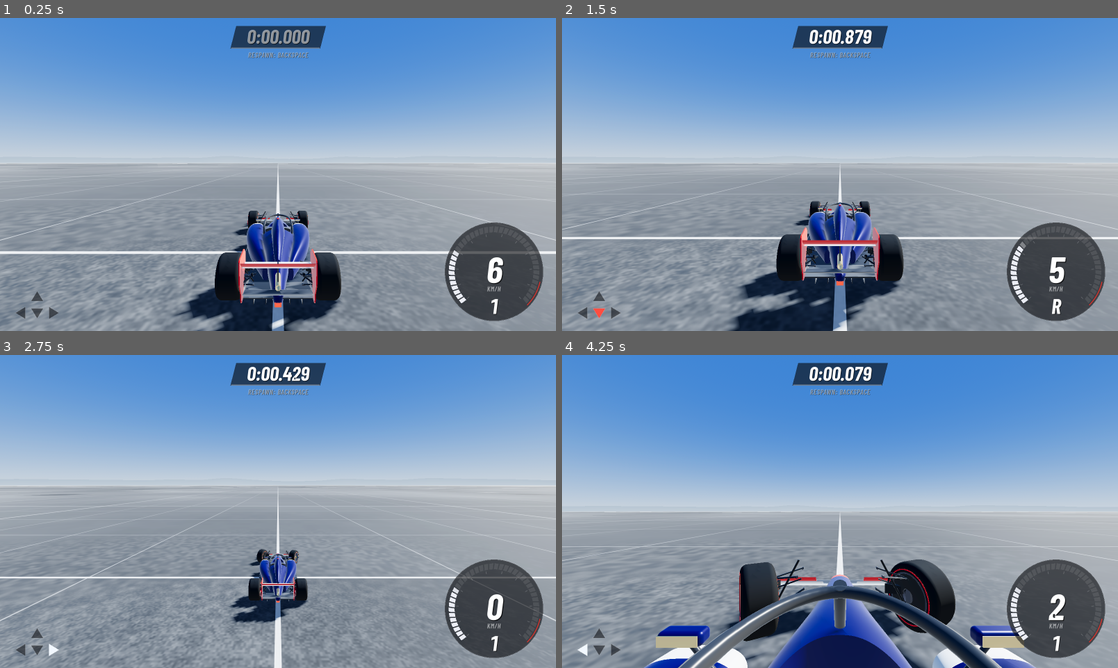
Above: before the commit, frames 1-4 (two rows, left to right).
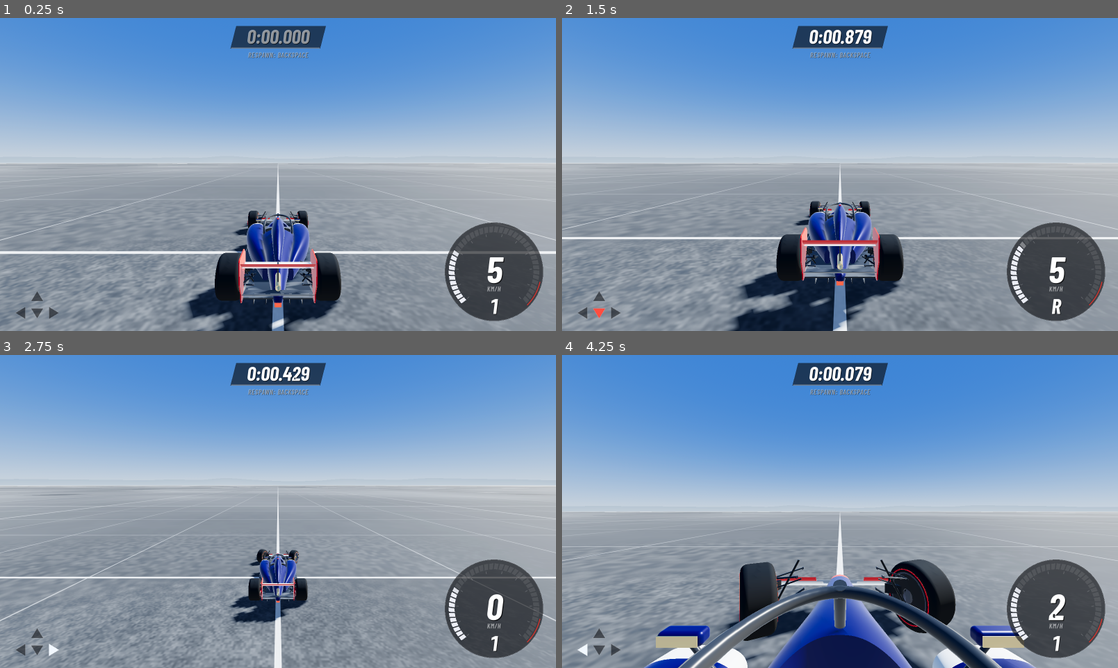
Above: after the commit, the same moments.

Repository: YannickDurindel/fun
Game: Godot game, scene res://scenes/main.tscn
The game is run twice, just before and just after one commit, with the same random seed, the same clock (stepped at 60 frames per second) and the same inputs.
Inputs:
- Up to frame 1 (0.25 s): no input
- Up to frame 2 (1.5 s): tap Enter at 0.5, 0.6 s; hold Right (steer_right) 0.53-1.28 s; hold Down (brake) from 1.28 s (still down); tap 1 (camera_1) at 1.35 s
- Up to frame 3 (2.75 s): tap Enter at 1.55, 2.3 s; release Down (brake) at 2.03 s; hold Right (steer_right) from 2.03 s (still down); tap 2 (camera_2) at 2.1 s
- Up to frame 4 (4.25 s): release Right (steer_right) at 2.78 s; hold Up (accelerate) 2.78-3.53 s; tap 3 (camera_3) at 2.85 s; tap Enter at 3.05, 3.6 s; hold Left (steer_left) from 3.53 s (still down); tap Backspace (respawn) at 4.15 s

The runs differ from the first frame. In frame 1, 0.3% of the frame differs, in the area x 31-91%, y 61-97%; in frame 2, less than 0.1%; in frame 3, less than 0.1%; in frame 4, 0.2%.

Commit message:
Integrate units: physics interpolation, respawn reset, Car.simulate test switch
- Enable physics/common/physics_interpolation in project.godot (camera relied on it)
- Car.respawn() resets physics interpolation
- Add Car.simulate so tests can freeze the car's contract fields; audio/HUD
  tests used set_physics_process(false), which no longer stops _integrate_forces
- Ignore .claude/ (agent worktrees)

Co-Authored-By: Claude Opus 5.5 <noreply@anthropic.com>

Diff:
--- a/project.godot
+++ b/project.godot
@@ -17,6 +17,7 @@
 [physics]
 common/physics_ticks_per_second=240
 common/max_physics_steps_per_frame=16
+common/physics_interpolation=true
 3d/default_gravity=9.81
 
 [rendering]
--- a/scripts/car/car.gd
+++ b/scripts/car/car.gd
@@ -209,7 +209,13 @@
 func clear_input_override() -> void:
 	_override = false
 
+## When false, the car stops updating its contract fields (and stops driving),
+## so tests can set speed_kmh / rpm / is_drifting / wheels by hand.
+var simulate: bool = true
+
 func _physics_process(_delta: float) -> void:
+	if not simulate:
+		return
 	if _override:
 		throttle = _ov_throttle
 		brake_input = _ov_brake
@@ -225,6 +231,7 @@
 	linear_velocity = Vector3.ZERO
 	angular_velocity = Vector3.ZERO
 	global_transform = spawn_transform   # immediate, for readers this frame
+	reset_physics_interpolation()        # no interpolated swoop from the old position
 	_respawn_pending = true              # authoritative reset inside the integrator
 	_reset_drivetrain()
 	respawned.emit()
@@ -253,6 +260,8 @@
 
 # ================================================================ simulation
 func _integrate_forces(state: PhysicsDirectBodyState3D) -> void:
+	if not simulate:
+		return
 	var dt := state.step
 	if _respawn_pending:
 		_respawn_pending = false
--- a/tests/test_audio.gd
+++ b/tests/test_audio.gd
@@ -24,7 +24,7 @@
 	var main := spawn("res://scenes/main.tscn")
 	var car := main.get_node("Car") as Car
 	var audio := _audio(main)
-	car.set_physics_process(false)
+	car.simulate = false
 	car.rpm = 5000.0
 	car.throttle = 1.0
 	await _seconds(0.4)
@@ -66,7 +66,7 @@
 	var main := spawn("res://scenes/main.tscn")
 	var car := main.get_node("Car") as Car
 	var audio := _audio(main)
-	car.set_physics_process(false)
+	car.simulate = false
 	car.speed_kmh = 120.0
 	car.is_drifting = false
 	for w: WheelState in car.wheels:
--- a/tests/test_hud.gd
+++ b/tests/test_hud.gd
@@ -75,7 +75,7 @@
 	var hud := main.get_node("UI/HUD")
 	var car := main.get_node("Car") as Car
 	# Freeze the car's own update so speed_kmh is a fixed value we control.
-	car.set_physics_process(false)
+	car.simulate = false
 	car.speed_kmh = 187.6
 	car.rpm = Car.MAX_RPM * 0.97
 	car.gear = 5
@@ -91,7 +91,7 @@
 	assert_true(hud.get_speed_text() == "0", "speed label settles to 0, got " + hud.get_speed_text())
 
 	# Live: drive, coast, and compare against the car within rounding.
-	car.set_physics_process(true)
+	car.simulate = true
 	Input.action_press(&"accelerate")
 	await physics_frames(480)
 	Input.action_release(&"accelerate")
Not shown, changed: .gitignore
